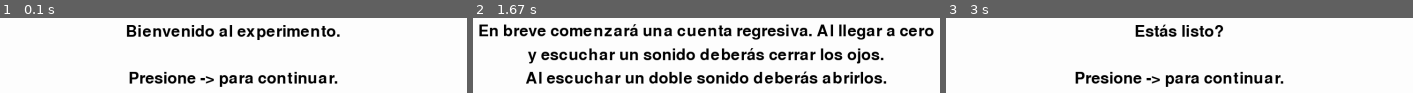
Above: before the commit, frames 1-3 (left to right).
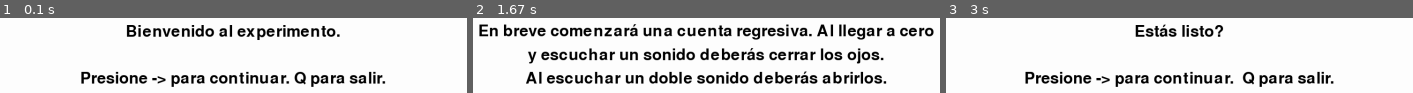
Above: after the commit, the same moments.

Repository: pedrobenedetti/EEG_Biosemi
Game: pygame game, started from probando pygame.py
Two runs of this game, one before a commit and one after it. Both use one fixed random seed, a clock stepped at 60 frames per second and the inputs below.
Inputs:
- Up to frame 1 (0.1 s): no input
- Up to frame 2 (1.67 s): hold Right 0.33-0.8 s; hold Right 0.83-1.3 s; hold Left from 1.33 s (still down)
- Up to frame 3 (3 s): release Left at 1.87 s; hold Right 2.33-2.97 s

The runs differ from the first frame. In frame 1, 6.3% of the frame differs, in the area x 17-83%, y 70-92%; in frame 2, nothing differs; in frame 3, 6.3%, in the area x 16-84%, y 70-92%.

Commit message:
Add files via upload

Diff:
--- a/probando pygame.py
+++ b/probando pygame.py
@@ -13,7 +13,7 @@
 dialogue_rect = dialogue.get_rect(center = (X//2,Y//2-linea))
 dialogue1 = dialogue_font.render("", True, (0,0,0))
 dialogue_rect1 = dialogue1.get_rect(center = (X//2,Y//2))
-dialogue2 = dialogue_font.render("Presione -> para continuar.", True, (0,0,0))
+dialogue2 = dialogue_font.render("Presione -> para continuar. Q para salir.", True, (0,0,0))
 dialogue_rect2 = dialogue2.get_rect(center = (X//2,Y//2+linea))
 
 pagina=0
@@ -141,7 +141,7 @@
         dialogue1 = dialogue_font.render("", True, (0,0,0))
         dialogue_rect1 = dialogue1.get_rect(center = (X//2,Y//2))
 
-        dialogue2 = dialogue_font.render("Presione -> para continuar.", True, (0,0,0))
+        dialogue2 = dialogue_font.render("Presione -> para continuar.  Q para salir.", True, (0,0,0))
         dialogue_rect2 = dialogue2.get_rect(center = (X//2,Y//2+linea))
 
 
